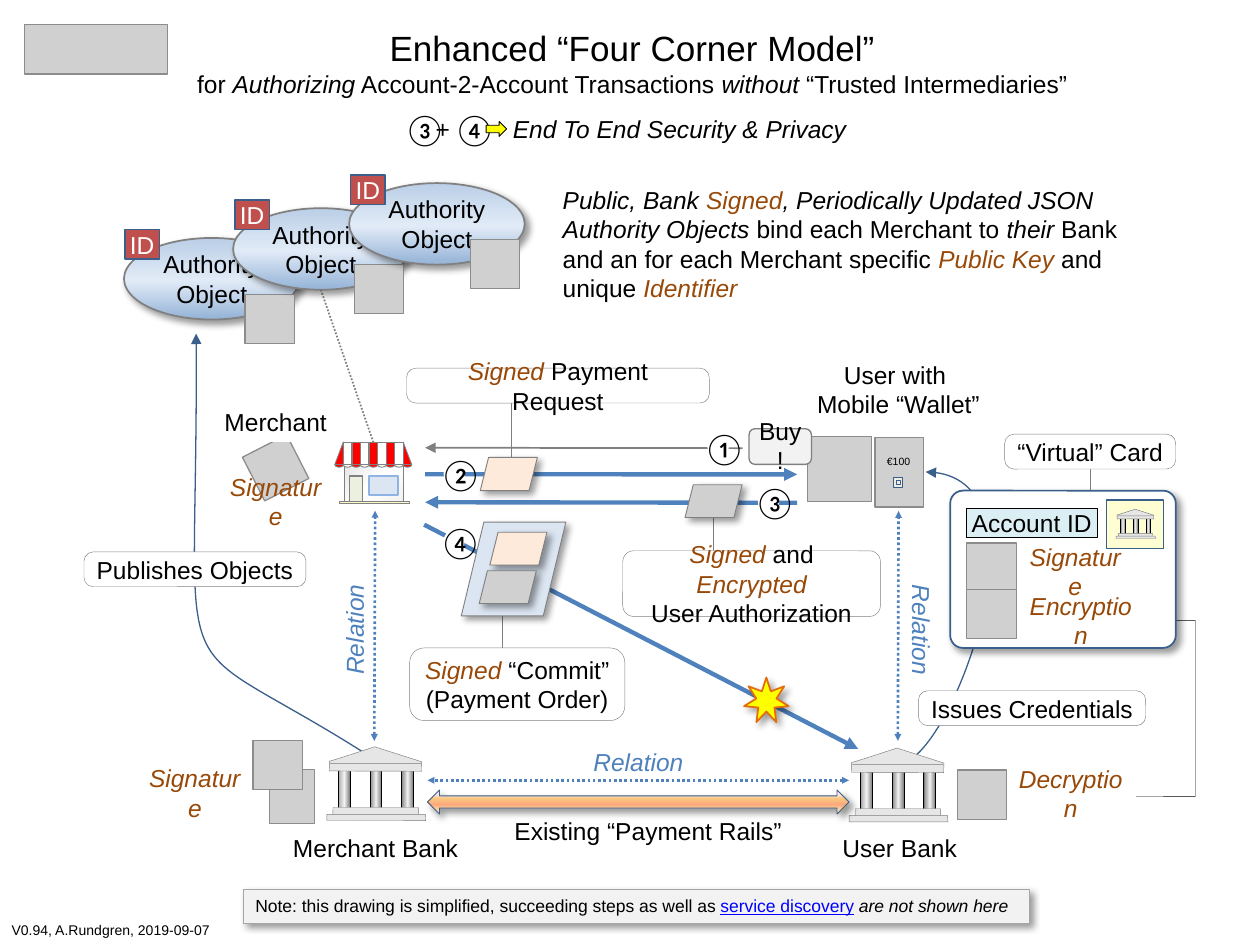
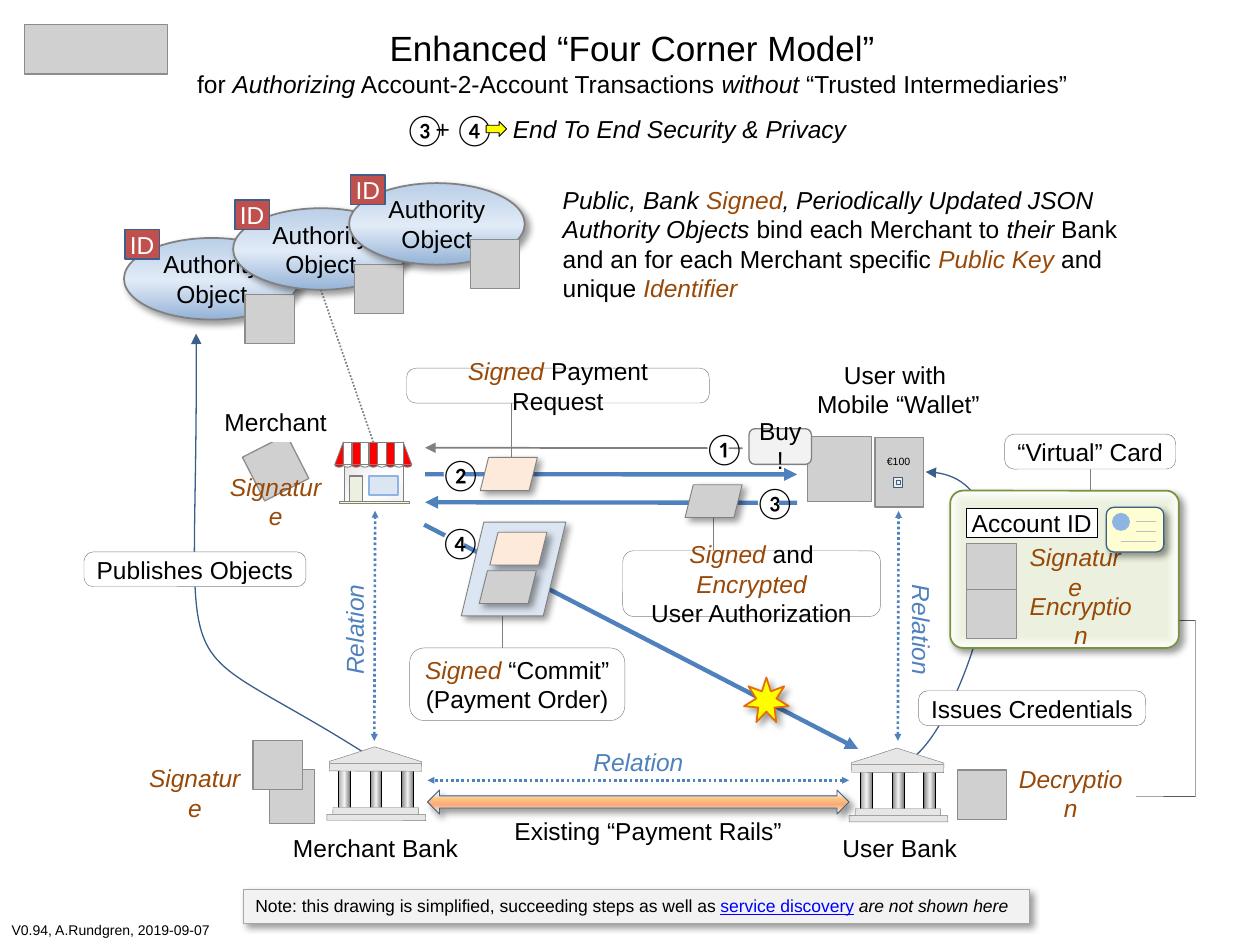
Before and after one commit to cyberphone/doc, a slide deck: slide 1 of saturn/enhanced-four-corner-model.pptx. Drawn at 1260x945 pixels with LibreOffice and Linux fonts; fonts in the diff are those of the drawing; grey boxes stand for pictures. Boxes give left, top, right and bottom in pixels: in the first picture for what was removed or moved away, otherwise in the second. Text is boxed around its words. In the diff, an @@ line names an element or a change of style, - is before the commit and + after.

```diff
--- a/saturn/enhanced-four-corner-model.pptx
+++ b/saturn/enhanced-four-corner-model.pptx
@@ rounded rectangle at [950, 490, 1178, 648]: fill #FFFFFF to gradient #EBF1DE to #FFFFFF; outline #3A5F8C 1 pt to #77933C 1 pt @@
@@ rectangle "Account ID" at [966, 508, 1097, 538]: fill #DBEEF4 to #FFFFFF @@
@@ rounded rectangle: place and size @@
-rounded rectangle at [1106, 500, 1164, 549]
+rounded rectangle at [1106, 508, 1164, 552]
@@ rounded rectangle at [1106, 508, 1164, 552]: rectangle to rounded rectangle; shadow on @@
@@ ellipse added at [1113, 513, 1130, 530], fill #8EB4E3 @@
@@ group removed at [1116, 509, 1155, 538]: 3 rectangles, 3 freeform shapes @@
@@ line added from (1137, 522) to (1155, 522), #BFBFBF 0.75 pt @@
@@ line added from (1137, 532) to (1155, 532), #BFBFBF 0.75 pt @@
@@ line moved from (1118, 515) - (1154, 515) to (1121, 542) - (1155, 542) @@
@@ line (1121, 542) - (1155, 542): stroke #7B7B79 0.25 pt to #BFBFBF 0.75 pt @@
```
Also in this commit, not shown: 1 other file.
